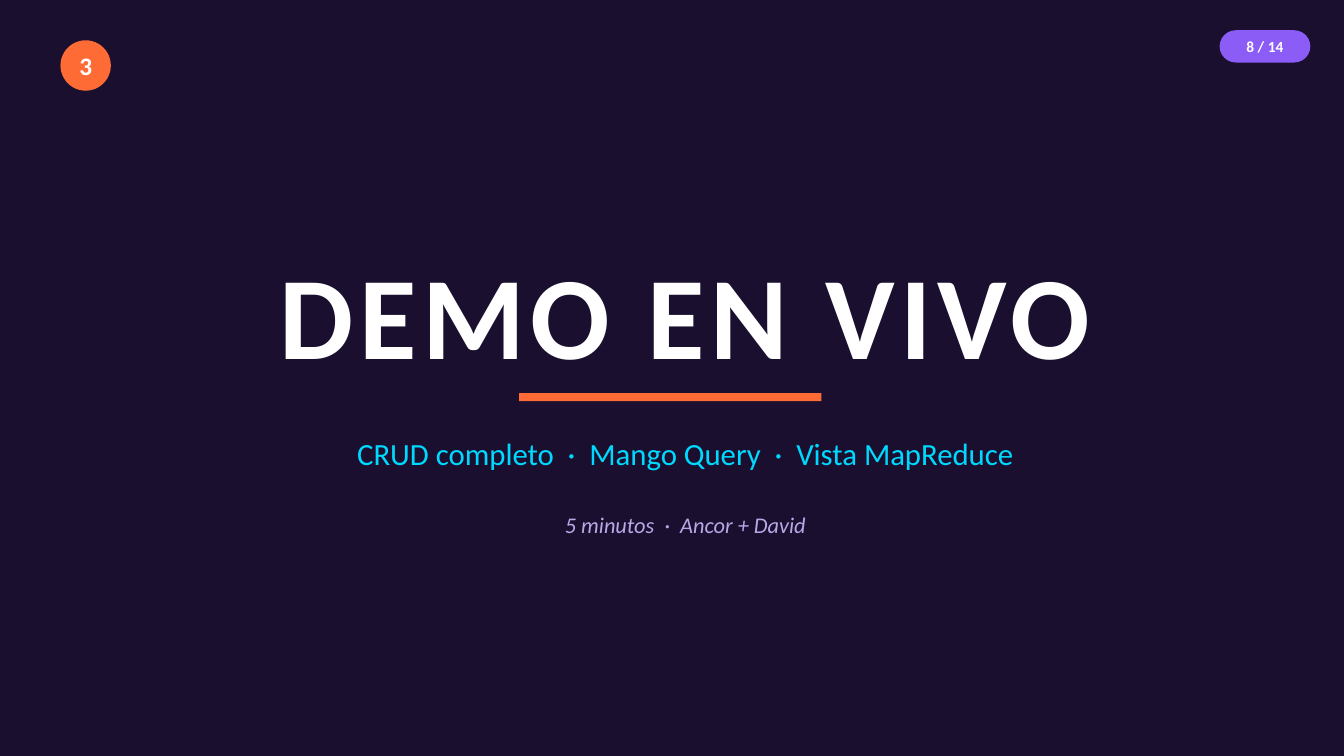
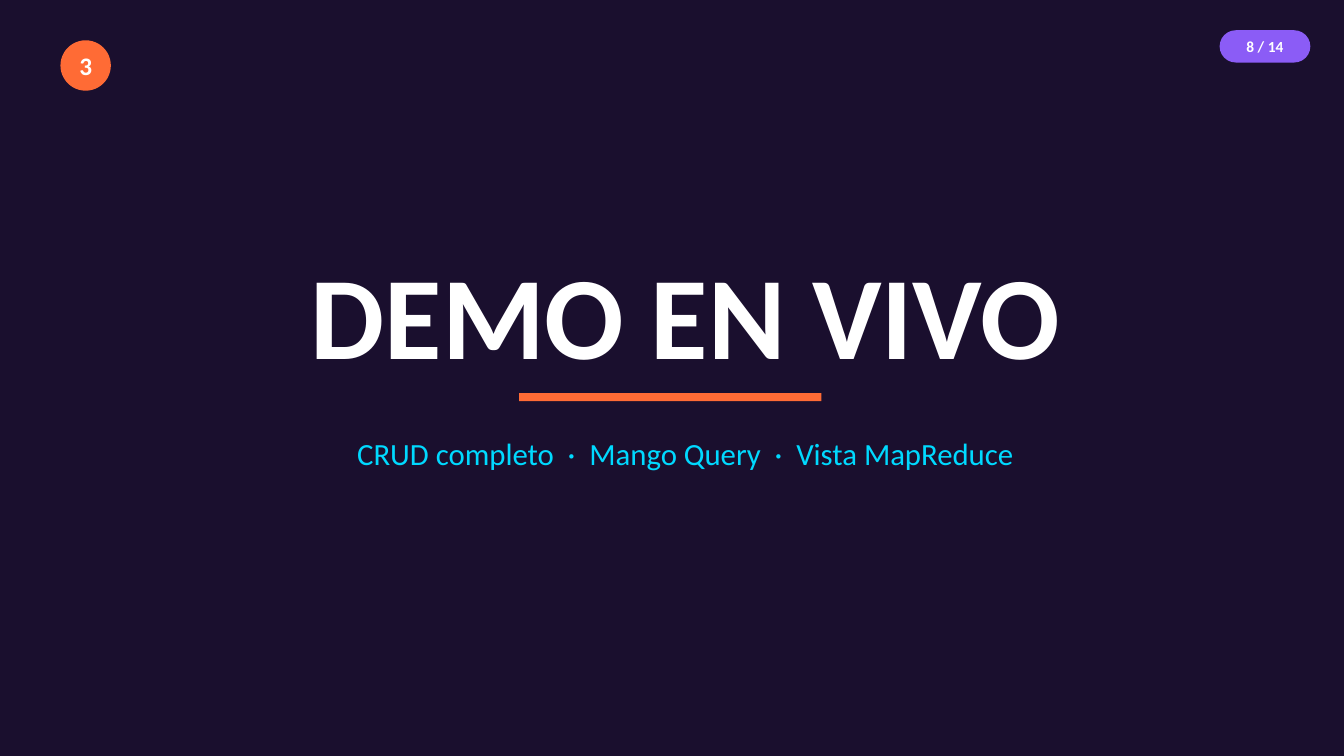
Before and after one commit to David2DAM/AEDcrudDavidAncor, a slide deck: slide 8 of docs/Presentacion_NoSQL_CouchDB.pptx. Drawn at 1344x756 pixels with LibreOffice and Linux fonts; fonts in the diff are those of the drawing. Boxes give left, top, right and bottom in pixels: in the first picture for what was removed or moved away, otherwise in the second. Text is boxed around its words. In the diff, an @@ line names an element or a change of style, - is before the commit and + after.

```diff
--- a/docs/Presentacion_NoSQL_CouchDB.pptx
+++ b/docs/Presentacion_NoSQL_CouchDB.pptx
@@ text "DEMO EN VIVO" at (311,282,1060,360): letter spacing 4 to 0 pt @@
@@ text removed at (565,517,806,533) @@
-5 minutos · Ancor + David
```
Also in this commit, not shown: 13 other slides changed, 1 other file.
